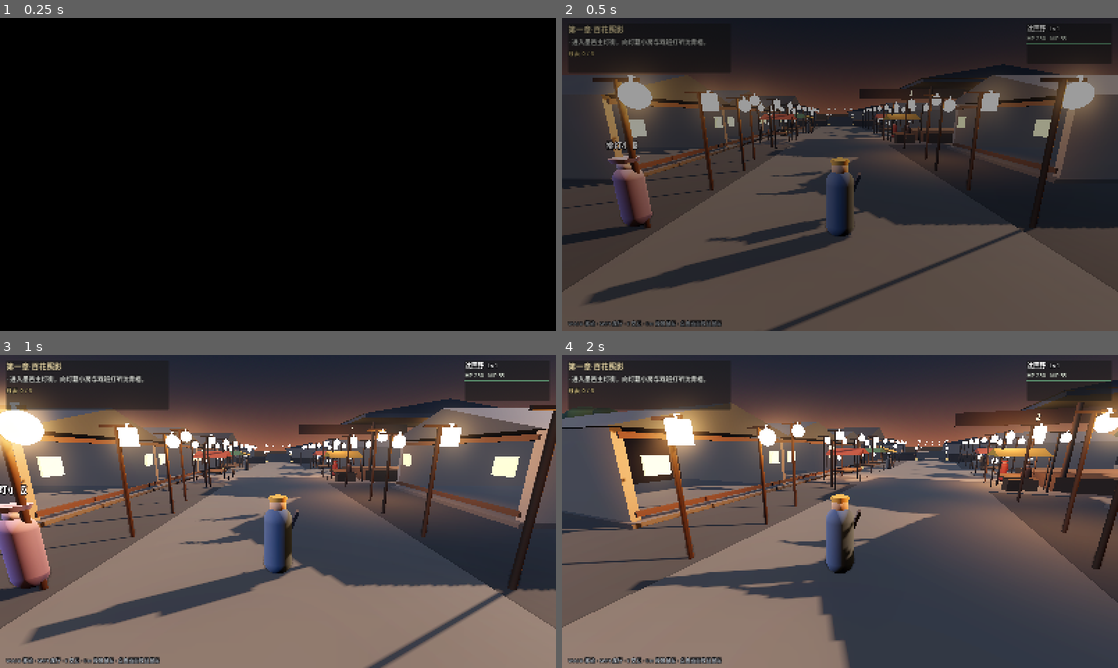
Above: before the commit, frames 1-4 (two rows, left to right).
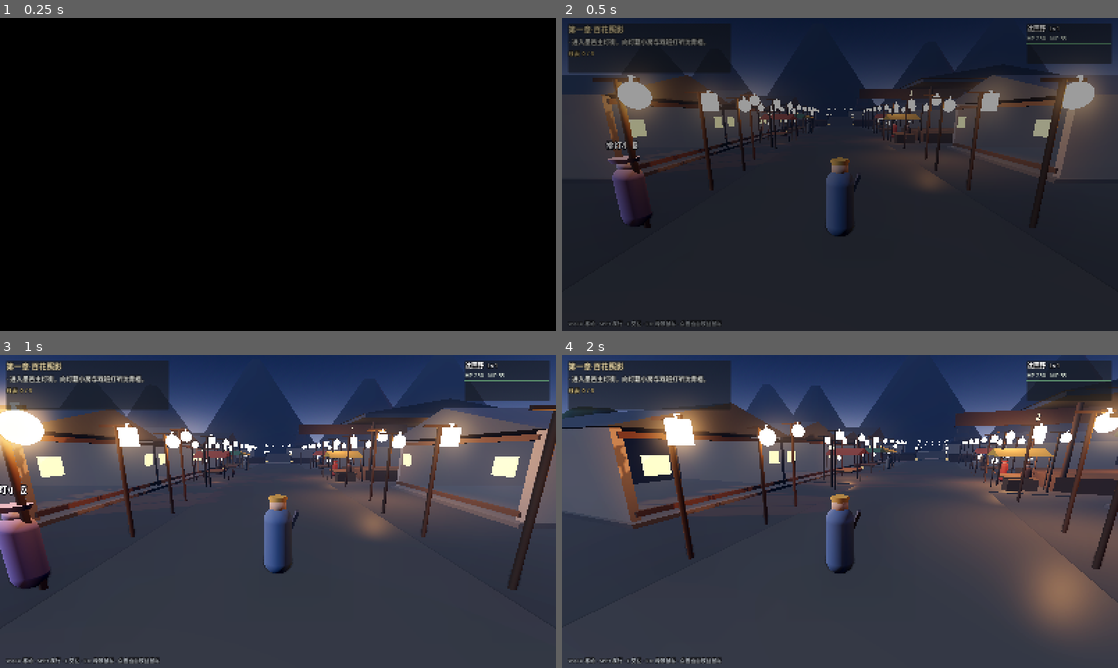
Above: after the commit, the same moments.

Repository: zhihu-baihe/zhihu
Game: Godot game, scene res://scenes/main.tscn
The game is run twice, just before and just after one commit, with the same random seed, the same clock (stepped at 60 frames per second) and the same inputs.
Inputs (mouse positions are in pixels of both pictures, inside the frame that each line leads up to):
- Up to frame 1 (0.25 s): no input
- Up to frame 2 (0.5 s): no input
- Up to frame 3 (1 s): tap Enter (ui_accept) at 0.5, 0.77 s; move the mouse to (305, 511) at 0.52 s; hold W (move_forward) from 0.53 s (still down); hold E (interact) from 0.53 s (still down); click (305, 511) at 0.67 s
- Up to frame 4 (2 s): keep holding W (move_forward); move the mouse to (812, 511) at 1.27 s; release E (interact) at 1.28 s; tap Shift (sprint) at 1.35 s; tap Enter (ui_accept) at 1.52 s

Frame 1 is identical in both runs. In frame 2, 51% of the frame differs, in the area x 0-100%, y 0-100%; in frame 3, 57%; in frame 4, 51%.

Commit message:
art: 按参考图基线把墨邑调整为蓝调时刻 + 远景第三层 + 湿石反射
依据设计资料包内的参考图（氛围参考 3 张 / ui规范 reference_art 3 张占位图）：
- 环境基调由暖橙黄昏改为蓝调时刻（冷蓝环境 + 暖灯点缀），新增 environment_presets（dusk 备用 / early_night 默认），time_world 按 time_band 取预设
- 新增远景第三层：7 座雾中山体剪影 + 2 座层叠塔（_mountain / _pagoda）
- 街道与广场改为湿石材质（粗糙度 0.42）+ 启用 SSR，让灯笼在石面留下反射
- 截图更新为蓝调版本；自检 24/24、冒烟 0 错误

Diff:
--- a/yunque/data/map_moyi.json
+++ b/yunque/data/map_moyi.json
@@ -4,29 +4,73 @@
   "display_name": "墨邑古城·百花千灯会",
   "source": "MAP-01_墨邑花灯节地图设计_v0.1 第 2 节 区域表（MY-T01 ~ MY-T09）",
   "note": "灰盒逻辑布局，由 scripts/world/town_builder.gd 生成几何体。坐标单位为米：+x 向东、+z 向南，玩家自南（z=38）向北入城，河在北侧（z=-22 河沿，z=-31 河道）。",
-  "time_band_default": "dusk",
+  "time_band_default": "early_night",
+  "note_time_band": "current time band 由 map 数据决定；M2 起由剧情节点切换。early_night = 蓝调时刻（参考图基线），dusk = 黄昏暖调（备用）。",
+  "environment_presets": {
+    "dusk": {
+      "sky_top": "#101a28",
+      "sky_horizon": "#8a5236",
+      "sky_ground_bottom": "#0b0f14",
+      "sky_ground_horizon": "#3a3026",
+      "sun_color": "#e0a97a",
+      "sun_energy": 0.55,
+      "sun_rotation_deg": [-22, 118, 0],
+      "moon_color": "#bcd2ff",
+      "moon_energy": 0.45,
+      "moon_rotation_deg": [-34, 300, 0],
+      "ambient_energy": 0.62,
+      "fog_color": "#2c3644",
+      "fog_density": 0.008,
+      "fog_sky_affect": 0.35,
+      "glow_strength": 0.55,
+      "glow_bloom": 0.25,
+      "ssr_enabled": false,
+      "tonemap_exposure": 1.15
+    },
+    "early_night": {
+      "sky_top": "#0d1730",
+      "sky_horizon": "#7b87ad",
+      "sky_ground_bottom": "#080c14",
+      "sky_ground_horizon": "#2b3350",
+      "sun_color": "#c98a5e",
+      "sun_energy": 0.18,
+      "sun_rotation_deg": [-8, 115, 0],
+      "moon_color": "#c8d8ff",
+      "moon_energy": 0.55,
+      "moon_rotation_deg": [-38, 300, 0],
+      "ambient_energy": 0.42,
+      "fog_color": "#26314a",
+      "fog_density": 0.011,
+      "fog_sky_affect": 0.40,
+      "glow_strength": 0.60,
+      "glow_bloom": 0.28,
+      "ssr_enabled": true,
+      "tonemap_exposure": 1.10
+    }
+  },
   "environment": {
-    "sky_top": "#101a28",
-    "sky_horizon": "#8a5236",
-    "sky_ground_bottom": "#0b0f14",
-    "sky_ground_horizon": "#3a3026",
-    "sun_color": "#e0a97a",
-    "sun_energy": 0.55,
-    "sun_rotation_deg": [-22, 118, 0],
-    "moon_color": "#bcd2ff",
-    "moon_energy": 0.45,
-    "moon_rotation_deg": [-34, 300, 0],
-    "ambient_energy": 0.62,
+    "sky_top": "#0d1730",
+    "sky_horizon": "#7b87ad",
+    "sky_ground_bottom": "#080c14",
+    "sky_ground_horizon": "#2b3350",
+    "sun_color": "#c98a5e",
+    "sun_energy": 0.18,
+    "sun_rotation_deg": [-8, 115, 0],
+    "moon_color": "#c8d8ff",
+    "moon_energy": 0.55,
+    "moon_rotation_deg": [-38, 300, 0],
+    "ambient_energy": 0.42,
     "fog_enabled": true,
-    "fog_color": "#2c3644",
-    "fog_density": 0.008,
-    "fog_sky_affect": 0.35,
+    "fog_color": "#26314a",
+    "fog_density": 0.011,
+    "fog_sky_affect": 0.40,
     "glow_enabled": true,
-    "glow_strength": 0.55,
-    "glow_bloom": 0.25,
+    "glow_strength": 0.60,
+    "glow_bloom": 0.28,
     "ssao_enabled": true,
+    "ssr_enabled": true,
     "tonemap_mode": 3,
-    "tonemap_exposure": 1.15
+    "tonemap_exposure": 1.10
   },
   "palette": {
     "stone": "#7d766b",
@@ -45,7 +89,9 @@
     "lantern": "#ffb457",
     "lantern_cold": "#9fd2ff",
     "leaf": "#3f5a3a",
-    "leaf_dark": "#2c4229"
+    "leaf_dark": "#2c4229",
+    "ridge": "#1e2633",
+    "ridge_far": "#161d29"
   },
   "terrain": [
     {"kind": "terrain", "pos": [0, -0.5, 13],  "size": [96, 1.0, 70], "mat": "stone_dark", "note": "城内台地，顶面 y=0"},
@@ -166,5 +212,18 @@
   "triggers": [
     {"id": "TRG_ALLEY_DRAMA", "pos": [-6, 0, -2.2], "radius": 4.5, "dialogue": "MOYI_ALLEY_010", "required": ["COMP_JIANGATANG_JOINED", "ANY_CLUE"], "forbidden": ["MSQ_AheMissing"], "note": "灯会小高潮：纸轿穿过人群，阿禾追进侧巷"}
   ],
+  "mountains": [
+    {"kind": "mountain", "pos": [-62, -92], "radius": 42, "height": 58, "mat": "ridge"},
+    {"kind": "mountain", "pos": [-12, -108], "radius": 56, "height": 74, "mat": "ridge_far"},
+    {"kind": "mountain", "pos": [46, -96], "radius": 46, "height": 62, "mat": "ridge"},
+    {"kind": "mountain", "pos": [98, -124], "radius": 62, "height": 84, "mat": "ridge_far"},
+    {"kind": "mountain", "pos": [-112, -118], "radius": 52, "height": 68, "mat": "ridge_far"},
+    {"kind": "mountain", "pos": [8, -76], "radius": 26, "height": 30, "mat": "ridge", "note": "近山，托住远景塔"},
+    {"kind": "mountain", "pos": [-96, 34], "radius": 44, "height": 52, "mat": "ridge_far", "note": "南侧远山，补齐第三层"}
+  ],
+  "pagodas": [
+    {"kind": "pagoda", "pos": [10, -74], "tiers": 3, "base": 6.5, "height": 4.2, "mat": "roof_dark", "wall_mat": "wood_dark", "note": "河对岸山中塔（参考图远景地标）"},
+    {"kind": "pagoda", "pos": [-74, 40], "tiers": 2, "base": 5.5, "height": 3.8, "mat": "roof_dark", "wall_mat": "wood_dark"}
+  ],
   "spawn": {"pos": [0, 0.2, 34], "yaw_deg": 0}
 }
--- a/yunque/scripts/world/town_builder.gd
+++ b/yunque/scripts/world/town_builder.gd
@@ -45,6 +45,10 @@
 		_lantern_row(geometry, r, pal)
 	for p in _arr(map, "props"):
 		_prop(geometry, p, pal)
+	for m in _arr(map, "mountains"):
+		_mountain(geometry, m, pal)
+	for pg in _arr(map, "pagodas"):
+		_pagoda(geometry, pg, pal)
 
 	for n in _arr(map, "npcs"):
 		_npc(actors, n)
@@ -220,11 +224,13 @@
 
 static func _street(parent: Node3D, s: Dictionary, pal: Dictionary) -> void:
 	var kind := str(s.get("kind", "street"))
+	# 湿石街：低粗糙度 + SSR，让灯笼在石面上留下反射（参考图的核心视觉手段）
+	var wet_mat := MatCache.solid(_col(pal, str(s.get("mat", "stone")), "#7d766b").darkened(0.12), 0.42)
 	if kind == "plaza":
 		var pos := _v3(s.get("pos", [0, 0, 0]))
 		var size := _v3(s.get("size", [10, 0, 10]))
 		_box(parent, Vector3(pos.x, 0.03, pos.z), Vector3(size.x, 0.06, size.z),
-			MatCache.solid(_col(pal, str(s.get("mat", "stone")), "#8c857a"), 0.92), false, 0.0, "Plaza")
+			wet_mat, false, 0.0, "Plaza")
 		return
 	var a := _v2(s.get("from", [0, 0]))
 	var b := _v2(s.get("to", [0, 0]))
@@ -235,8 +241,42 @@
 		return
 	var yaw := _yaw_from_dir(d)
 	_box(parent, Vector3((a.x + b.x) * 0.5, 0.03, (a.y + b.y) * 0.5),
-		Vector3(length, 0.06, width), MatCache.solid(_col(pal, str(s.get("mat", "stone")), "#8c857a"), 0.92),
-		false, yaw, "Street")
+		Vector3(length, 0.06, width), wet_mat, false, yaw, "Street")
+
+## 远景山体：低模锥体，靠雾与冷色做剪影（第三层）
+static func _mountain(parent: Node3D, p: Dictionary, pal: Dictionary) -> void:
+	var pos := _v2(p.get("pos", [0, 0]))
+	var r := float(p.get("radius", 40.0))
+	var h := float(p.get("height", 55.0))
+	var mesh := CylinderMesh.new()
+	mesh.top_radius = r * 0.06
+	mesh.bottom_radius = r
+	mesh.height = h
+	mesh.radial_segments = 12
+	mesh.rings = 1
+	var mi := MeshInstance3D.new()
+	mi.name = "Mountain"
+	mi.mesh = mesh
+	mi.material_override = MatCache.solid(_col(pal, str(p.get("mat", "ridge")), "#1e2633"), 1.0)
+	mi.position = Vector3(pos.x, h * 0.5 - 24.0, pos.y)
+	parent.add_child(mi)
+
+## 远景塔：层叠方塔 + 出檐，河对岸山中的地标剪影
+static func _pagoda(parent: Node3D, p: Dictionary, pal: Dictionary) -> void:
+	var pos := _v2(p.get("pos", [0, 0]))
+	var tiers := maxi(1, int(p.get("tiers", 3)))
+	var base := float(p.get("base", 6.0))
+	var tier_h := float(p.get("height", 4.0))
+	var wall_mat := MatCache.solid(_col(pal, str(p.get("wall_mat", "wood_dark")), "#4f3a27"), 0.9)
+	var roof_mat := MatCache.solid(_col(pal, str(p.get("mat", "roof_dark")), "#333c46"), 0.85)
+	var y := 0.0
+	for i in tiers:
+		var scale_f := 1.0 - 0.18 * float(i)
+		var w := base * scale_f
+		_box(parent, Vector3(pos.x, y + tier_h * 0.4, pos.y), Vector3(w, tier_h * 0.8, w), wall_mat, false, 0.0, "PagodaTier")
+		_prism(parent, Vector3(pos.x, y + tier_h * 0.9, pos.y), Vector3(w * 1.5, tier_h * 0.42, w * 1.5), roof_mat, 0.0, "PagodaRoof")
+		y += tier_h * 0.85
+	_prism(parent, Vector3(pos.x, y + tier_h * 0.35, pos.y), Vector3(base * 0.5, tier_h * 0.8, base * 0.5), roof_mat, 0.0, "PagodaSpire")
 
 static func _wall(parent: Node3D, w: Dictionary, pal: Dictionary) -> void:
 	var a := _v2(w.get("from", [0, 0]))
--- a/yunque/scripts/world/town_world.gd
+++ b/yunque/scripts/world/town_world.gd
@@ -27,7 +27,11 @@
 	return player
 
 func _apply_environment() -> void:
-	var e: Dictionary = map.get("environment", {})
+	# 时段预设：按当前 time_band 取参数；缺预设时回落到 environment 兜底块。
+	var presets: Dictionary = map.get("environment_presets", {})
+	var e: Dictionary = presets.get(GameState.time_band, {})
+	if e.is_empty():
+		e = map.get("environment", {})
 	var pal: Dictionary = map.get("palette", {})
 
 	var env := Environment.new()
@@ -62,6 +66,14 @@
 	env.ssao_enabled = bool(e.get("ssao_enabled", true))
 	env.ssao_radius = 0.8
 	env.ssao_intensity = 1.4
+	# 屏幕空间反射：湿石街与水面反射灯火，是参考图的核心视觉手段
+	var ssr := bool(e.get("ssr_enabled", false))
+	env.ssr_enabled = ssr
+	if ssr:
+		env.ssr_max_steps = 48
+		env.ssr_fade_in = 0.2
+		env.ssr_fade_out = 12.0
+		env.ssr_depth_tolerance = 0.2
 	env.tonemap_mode = int(e.get("tonemap_mode", 3))
 	env.tonemap_exposure = float(e.get("tonemap_exposure", 1.05))
 	environment.environment = env
Binary file changed: yunque/shots/moyi_main_street.png
Binary file changed: yunque/shots/moyi_qiandeng_bridge.png
Binary file changed: yunque/shots/moyi_town_overview.png
Not shown, changed: 开发文档/05_美术标准_ArtBible.md
